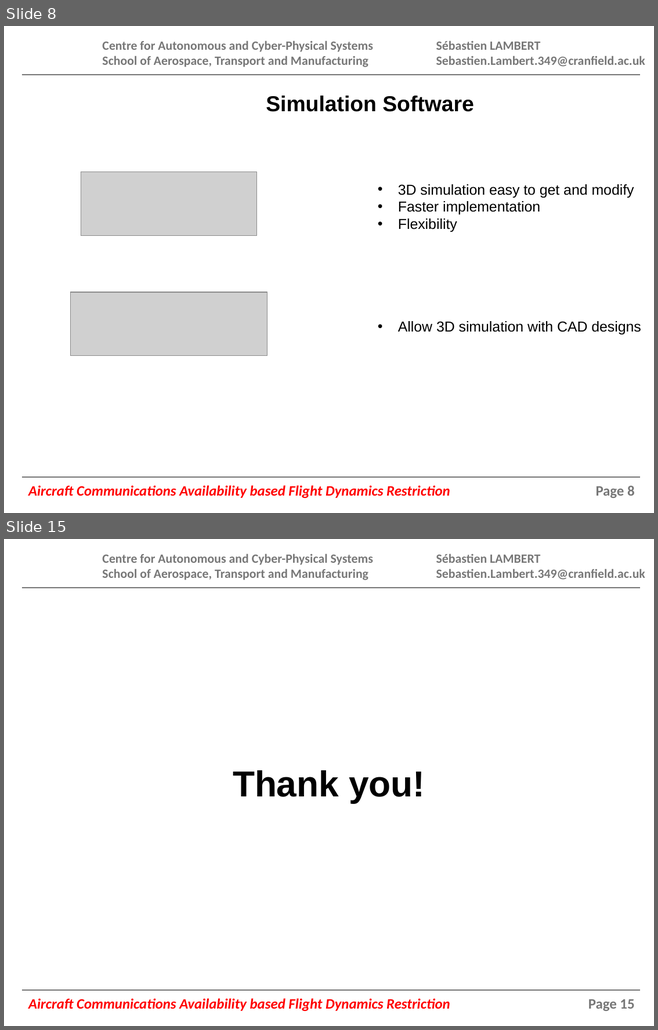
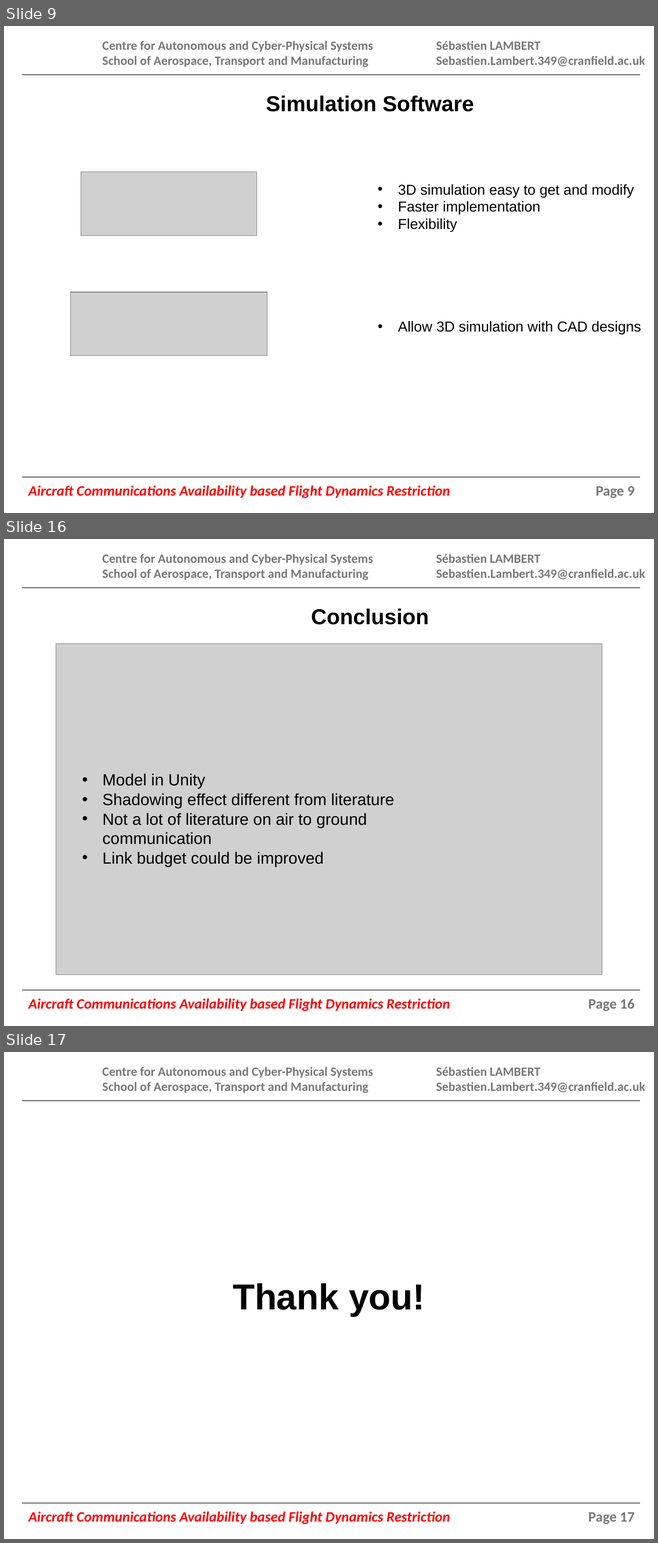
Before and after one commit to AVDC-Sebastien/IRP, a slide deck: Presentation/Interim_SLambert_416349.pptx. Shown one above the other, each under a label of ours: slides 8 and 15 before the commit, slides 9, 16 and 17 after it; the slides between them are not shown. The pictures are 658x1030 and 658x1543 pixels, drawn with LibreOffice and Linux fonts; fonts in the diff are those of the drawing; grey boxes stand for pictures; background and template pictures are left out. Boxes give left, top, right and bottom in pixels: in the first picture for what was removed or moved away, otherwise in the second. Text is boxed around its words. In the diff, an @@ line names an element or a change of style, - is before the commit and + after.

```diff
--- a/Presentation/Interim_SLambert_416349.pptx
+++ b/Presentation/Interim_SLambert_416349.pptx
@@ slide 16 added at bbox=[4, 539, 654, 1026], background #FFFFFF; not listed: 6 template elements that a slide beside it also shows @@
@@ text added at bbox=[311, 609, 429, 625], 24 pt, text #000000, bold @@
+Conclusion
@@ picture added at bbox=[56, 643, 601, 975] @@
@@ text added at bbox=[103, 773, 394, 867], 18 pt, text #000000 @@
+• Model in Unity
+• Shadowing effect different from literature
+• Not a lot of literature on air to ground communication
+• Link budget could be improved
@@ what was slide 8 is now slide 9 @@
@@ page number at bbox=[596, 487, 634, 498]: text changed @@
-Page 8
+Page 9
@@ what was slide 15 is now slide 17 @@
@@ page number at bbox=[588, 1513, 634, 1524]: text changed @@
-Page 15
+Page 17
```
Also in this commit, not shown: 8 slides changed, 3 other slides added, 2 slides removed, 10 other files.
